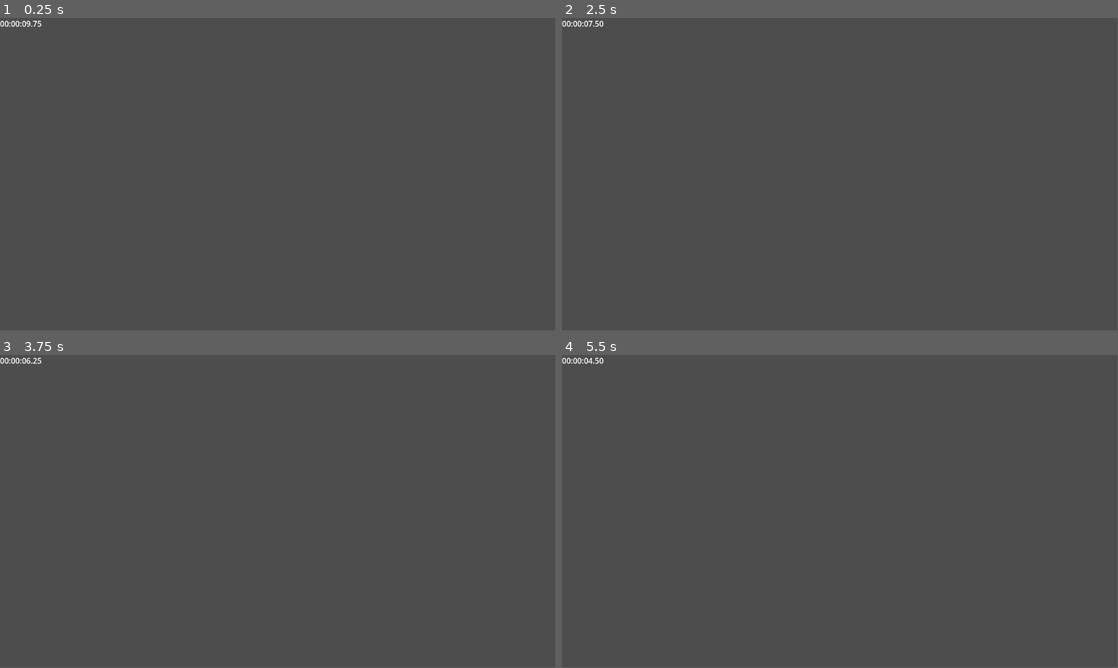
Above: before the commit, frames 1-4 (two rows, left to right).
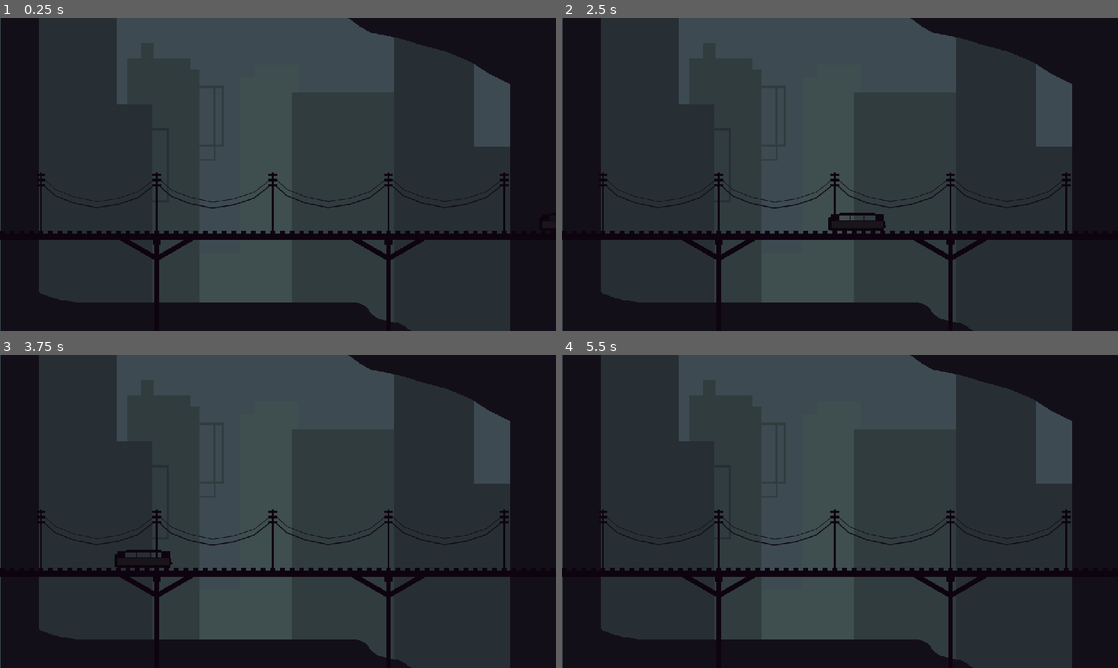
Above: after the commit, the same moments.

Repository: emanuelhix/drone-game
Game: Godot game, scene res://assets/world/world.tscn
Same seed, same stepped clock (60 frames per second), same inputs: the game is played once before the commit and once after it. Before the commit the project starts from res://assets/scenes/world.tscn.
Inputs:
- Up to frame 1 (0.25 s): no input
- Up to frame 2 (2.5 s): tap Enter at 0.5 s
- Up to frame 3 (3.75 s): no input
- Up to frame 4 (5.5 s): tap Space at 5 s
In our replay, the window is 799x449 before the commit and 800x450 after it. These sizes can differ from the game's own. Grey fills any space a smaller window leaves; there, only what the larger window draws over its background counts as a difference.

The runs differ from the first frame. In frame 1, 78% of the frame differs, in the area x 0-100%, y 0-100%; in frame 2, 78%; in frame 3, 78%; in frame 4, 78%.

Commit message:
added background textures and animations

Diff:
--- a/assets/scenes/world.tscn
+++ /dev/null
@@ -1,25 +0,0 @@
-[gd_scene load_steps=3 format=3 uid="uid://du3w5fj8cox78"]
-
-[ext_resource type="Script" path="res://assets/scripts/world/world.gd" id="1_ps5y6"]
-[ext_resource type="Script" path="res://assets/scripts/timer/timer_label.gd" id="1_uyhpe"]
-
-[node name="World" type="Node2D"]
-script = ExtResource("1_ps5y6")
-
-[node name="GameTimer" type="Timer" parent="."]
-wait_time = 10.0
-one_shot = true
-autostart = true
-
-[node name="GameUI" type="Control" parent="."]
-layout_mode = 3
-anchors_preset = 0
-offset_right = 40.0
-offset_bottom = 40.0
-
-[node name="TimerLabel" type="Label" parent="GameUI" node_paths=PackedStringArray("game_timer")]
-layout_mode = 0
-offset_right = 40.0
-offset_bottom = 23.0
-script = ExtResource("1_uyhpe")
-game_timer = NodePath("../../GameTimer")
--- /dev/null
+++ b/assets/world/background.tscn
@@ -0,0 +1,65 @@
+[gd_scene load_steps=6 format=3 uid="uid://c3nugfy2y6kw3"]
+
+[ext_resource type="Texture2D" uid="uid://c06xm4nkb6ao0" path="res://assets/world/background.png" id="1_ebdhu"]
+[ext_resource type="Texture2D" uid="uid://b6wwgi6vps1rl" path="res://assets/world/train_tracks.png" id="2_ptwgm"]
+[ext_resource type="Texture2D" uid="uid://bejduba580swv" path="res://assets/world/train.png" id="3_8fio2"]
+
+[sub_resource type="Animation" id="Animation_wqj4x"]
+resource_name = "Travel"
+length = 10.0
+loop_mode = 1
+tracks/0/type = "value"
+tracks/0/imported = false
+tracks/0/enabled = true
+tracks/0/path = NodePath(".:position")
+tracks/0/interp = 1
+tracks/0/loop_wrap = true
+tracks/0/keys = {
+"times": PackedFloat32Array(0, 10),
+"transitions": PackedFloat32Array(1, 1),
+"update": 0,
+"values": [Vector2(1240, 422), Vector2(-1274, 422)]
+}
+
+[sub_resource type="AnimationLibrary" id="AnimationLibrary_pto82"]
+_data = {
+"Travel": SubResource("Animation_wqj4x")
+}
+
+[node name="Node" type="Node"]
+
+[node name="Control" type="Control" parent="."]
+layout_mode = 3
+anchors_preset = 15
+anchor_right = 1.0
+anchor_bottom = 1.0
+grow_horizontal = 2
+grow_vertical = 2
+
+[node name="TextureRect" type="TextureRect" parent="Control"]
+texture_filter = 1
+layout_mode = 1
+anchors_preset = 15
+anchor_right = 1.0
+anchor_bottom = 1.0
+grow_horizontal = 2
+grow_vertical = 2
+texture = ExtResource("1_ebdhu")
+
+[node name="CanvasLayer" type="CanvasLayer" parent="."]
+
+[node name="Tracks" type="Sprite2D" parent="CanvasLayer"]
+texture_filter = 1
+position = Vector2(576, 324)
+texture = ExtResource("2_ptwgm")
+
+[node name="Train" type="Sprite2D" parent="CanvasLayer"]
+texture_filter = 1
+position = Vector2(1240, 422)
+texture = ExtResource("3_8fio2")
+
+[node name="AnimationPlayer" type="AnimationPlayer" parent="CanvasLayer/Train"]
+autoplay = "Travel"
+libraries = {
+"": SubResource("AnimationLibrary_pto82")
+}
--- /dev/null
+++ b/assets/world/world.tscn
@@ -0,0 +1,31 @@
+[gd_scene load_steps=4 format=3 uid="uid://du3w5fj8cox78"]
+
+[ext_resource type="Script" path="res://assets/scripts/world/world.gd" id="1_6p3io"]
+[ext_resource type="Script" path="res://assets/scripts/timer/timer_label.gd" id="2_7hwlm"]
+[ext_resource type="PackedScene" uid="uid://c3nugfy2y6kw3" path="res://assets/world/background.tscn" id="3_oswmj"]
+
+[node name="World" type="Node2D"]
+script = ExtResource("1_6p3io")
+
+[node name="GameTimer" type="Timer" parent="."]
+wait_time = 10.0
+one_shot = true
+autostart = true
+
+[node name="Background" parent="." instance=ExtResource("3_oswmj")]
+
+[node name="GameUI" type="Control" parent="."]
+layout_mode = 3
+anchors_preset = 0
+offset_right = 40.0
+offset_bottom = 40.0
+size_flags_vertical = 4
+metadata/_edit_use_anchors_ = true
+
+[node name="TimerLabel" type="Label" parent="GameUI" node_paths=PackedStringArray("game_timer")]
+layout_mode = 0
+offset_right = 40.0
+offset_bottom = 23.0
+script = ExtResource("2_7hwlm")
+game_timer = NodePath("../../GameTimer")
+metadata/_edit_use_anchors_ = true
--- a/project.godot
+++ b/project.godot
@@ -11,9 +11,13 @@
 [application]
 
 config/name="drone-game"
-run/main_scene="res://assets/scenes/world.tscn"
+run/main_scene="res://assets/world/world.tscn"
 config/features=PackedStringArray("4.1", "Forward Plus")
 config/icon="res://icon.svg"
+
+[display]
+
+window/stretch/mode="canvas_items"
 
 [input]
 
Binary file added: assets/world/background.png
Not shown, added: assets/world/background.png.import
Binary file added: assets/world/train.png
Not shown, added: assets/world/train.png.import
Binary file added: assets/world/train_tracks.png
Not shown, added: assets/world/train_tracks.png.import
